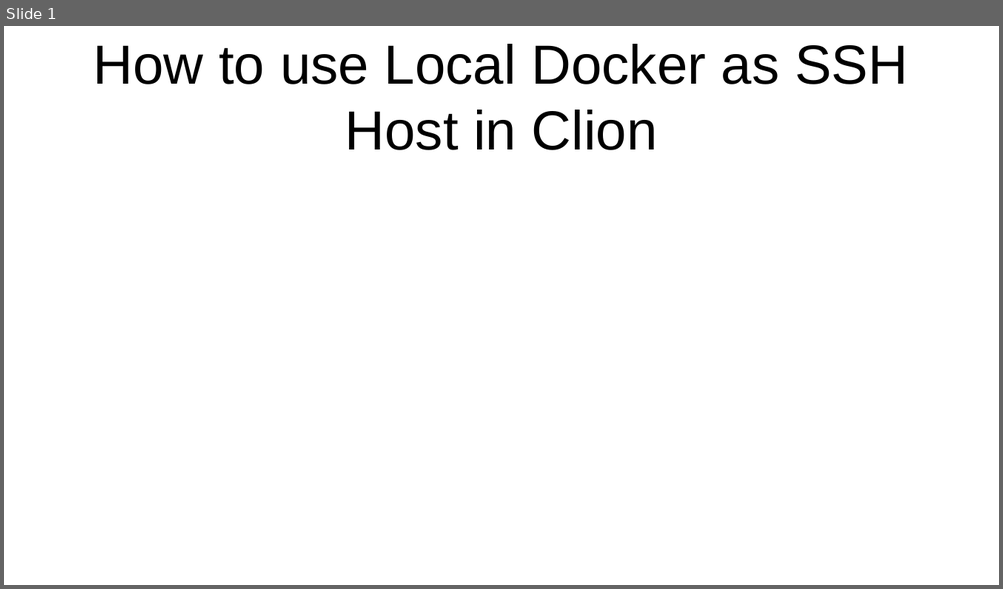
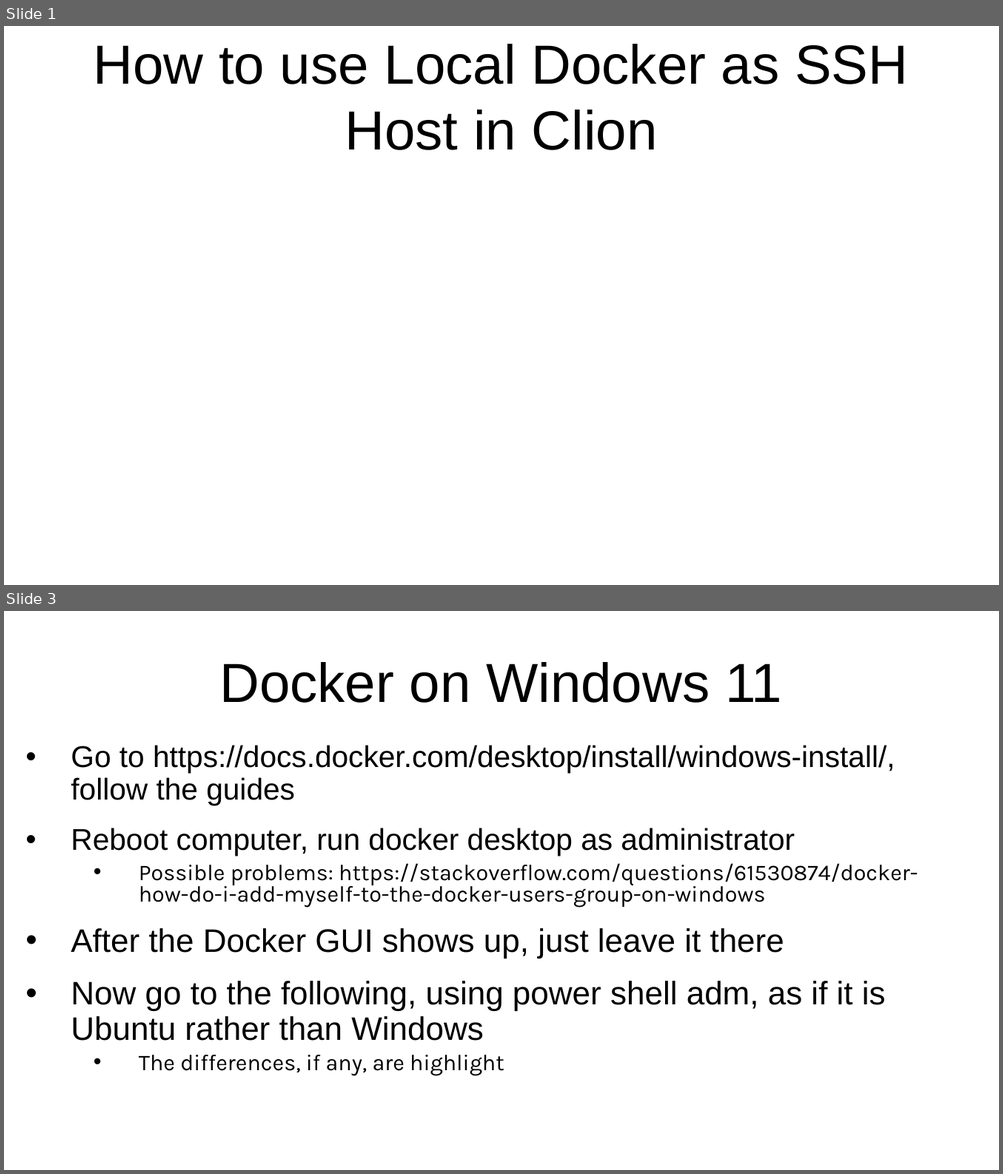
Before and after one commit to intellistream/CANDY, a slide deck: docker/Setup.odp. Shown one above the other, each under a label of ours: slide 1 before the commit, slides 1 and 3 after it; the slides between them are not shown. The pictures are 1003x589 and 1003x1174 pixels, drawn with LibreOffice and Linux fonts; fonts in the diff are those of the drawing. Boxes give left, top, right and bottom in pixels: in the first picture for what was removed or moved away, otherwise in the second. Text is boxed around its words. In the diff, an @@ line names an element or a change of style, - is before the commit and + after.

Commit message:
4. add docker windows

```diff
--- a/docker/Setup.odp
+++ b/docker/Setup.odp
@@ slide 3 added at [4, 611, 999, 1170], background #FFFFFF @@
@@ title added at [219, 662, 782, 703], 44 pt, text #000000 @@
+Docker on Windows 11
@@ text added at [71, 745, 917, 1076], 18 pt, text #000000 @@
+• Go to https://docs.docker.com/desktop/install/windows-install/, follow the guides
+• Reboot computer, run docker desktop as administrator
+  • Possible problems: https://stackoverflow.com/questions/61530874/docker-how-do-i-add-myself-to-the-docker-users-group-on-windows
+• After the Docker GUI shows up, just leave it there
+• Now go to the following, using power shell adm, as if it is Ubuntu rather than Windows
+  • The differences, if any, are highlight
```
Also in this commit, not shown: 3 slides changed, 3 other slides added, 2 other files.
